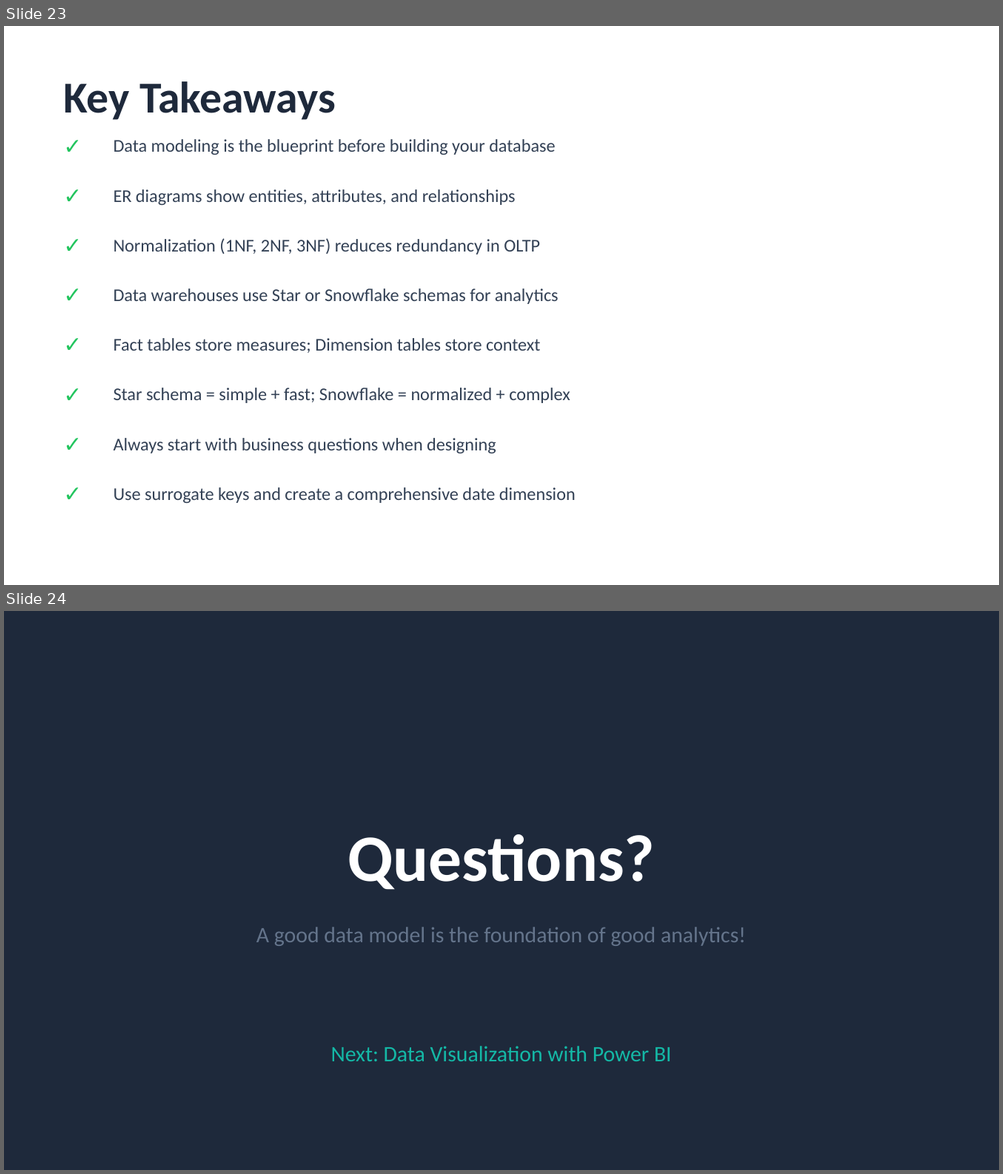
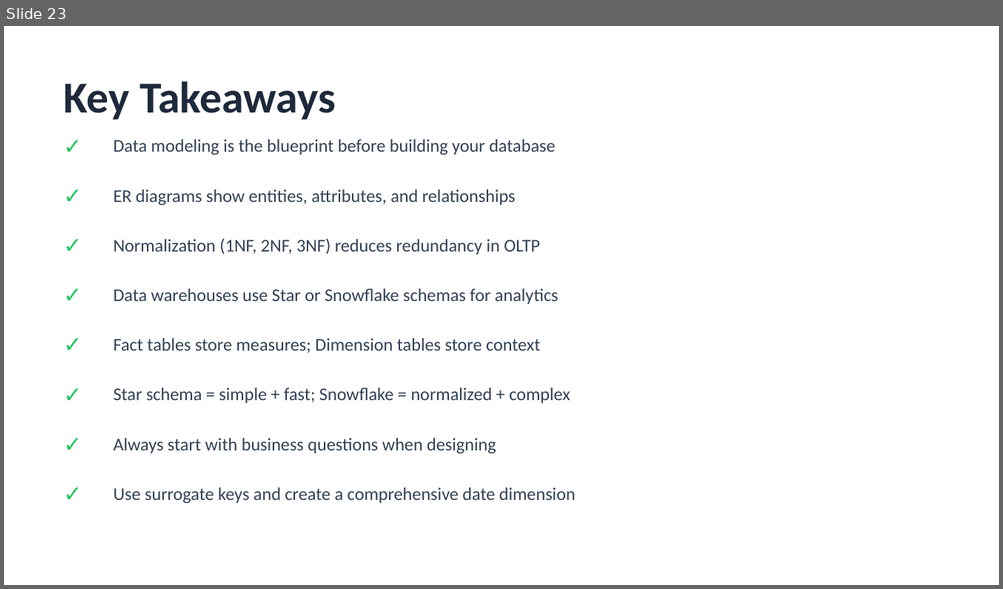
Before and after one commit to sauhar/Business-Data-Analytics, a slide deck: Slides/5_Data_Modeling_Database_Design.pptx. Shown one above the other, each under a label of ours: slides 23 and 24 before the commit, slide 23 after it. The pictures are 1003x1174 and 1003x589 pixels, drawn with LibreOffice and Linux fonts; fonts in the diff are those of the drawing. Boxes give left, top, right and bottom in pixels: in the first picture for what was removed or moved away, otherwise in the second. Text is boxed around its words. In the diff, an @@ line names an element or a change of style, - is before the commit and + after.

```diff
--- a/Slides/5_Data_Modeling_Database_Design.pptx
+++ b/Slides/5_Data_Modeling_Database_Design.pptx
@@ slide 24 removed at (x1=4, y1=611, x2=999, y2=1170), background #1E293B @@
@@ text removed at (x1=347, y1=834, x2=654, y2=890) @@
-Questions?
@@ text removed at (x1=256, y1=927, x2=745, y2=946) @@
-A good data model is the foundation of good analytics!
@@ text removed at (x1=331, y1=1046, x2=671, y2=1062) @@
-Next: Data Visualization with Power BI
```
Also in this commit, not shown: 4 slides changed, 11 other files.
